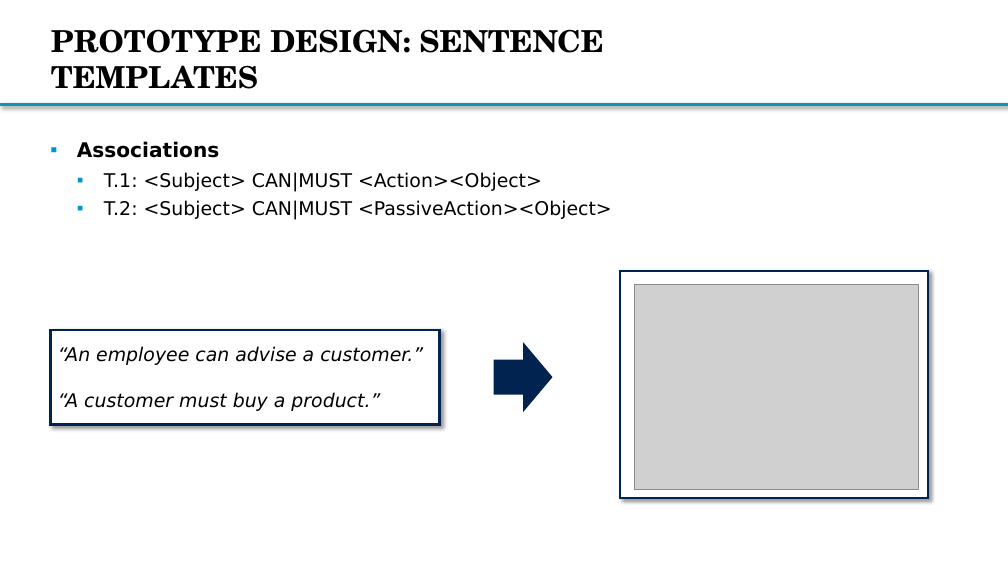
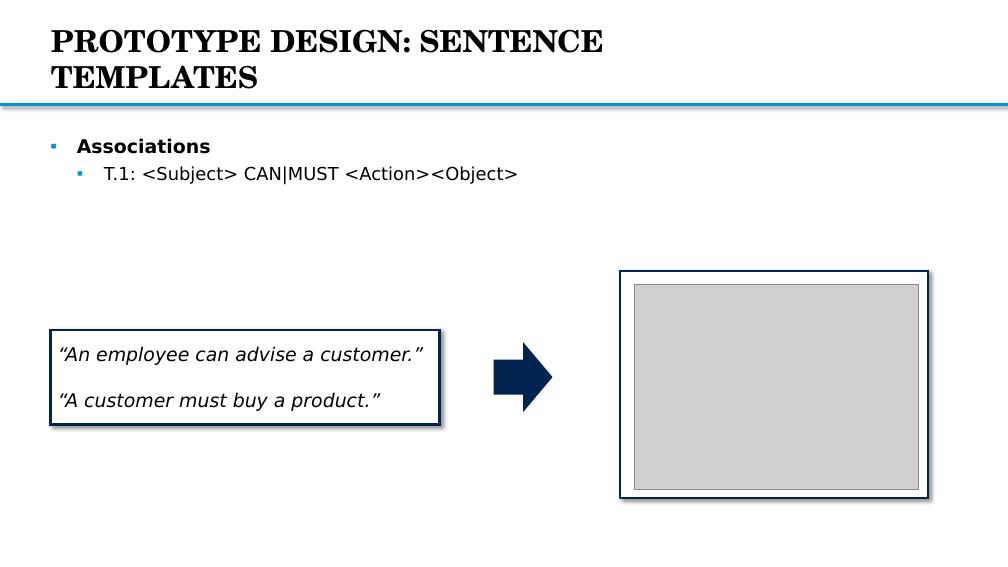
Before and after one commit to Bimi1804/BiT-ReNU, a slide deck: slide 19 of MasterThesis_Presentation2_MarkusBimassl.pptx (slide 16 before the commit). Drawn at 1008x567 pixels with LibreOffice and Linux fonts; fonts in the diff are those of the drawing; grey boxes stand for pictures; background and template pictures are left out. Boxes give left, top, right and bottom in pixels: in the first picture for what was removed or moved away, otherwise in the second. Text is boxed around its words. In the diff, an @@ line names an element or a change of style, - is before the commit and + after.

```diff
--- a/MasterThesis_Presentation2_MarkusBimassl.pptx
+++ b/MasterThesis_Presentation2_MarkusBimassl.pptx
@@ text "Associations" at [77,138,518,185]: size 19.2 to 18 pt in "Associations"; size 18 to 17 pt in "T.1: <Subject> CAN|MUST <Action><Object>"; line spacing 1 to 0.9 @@
@@ text at [104,200,612,220]: paragraph removed @@
-  ▪ T.2: <Subject> CAN|MUST <PassiveAction><Object>
```
Also in this commit, not shown: 11 other slides changed, 5 slides added, 4 slides removed.
